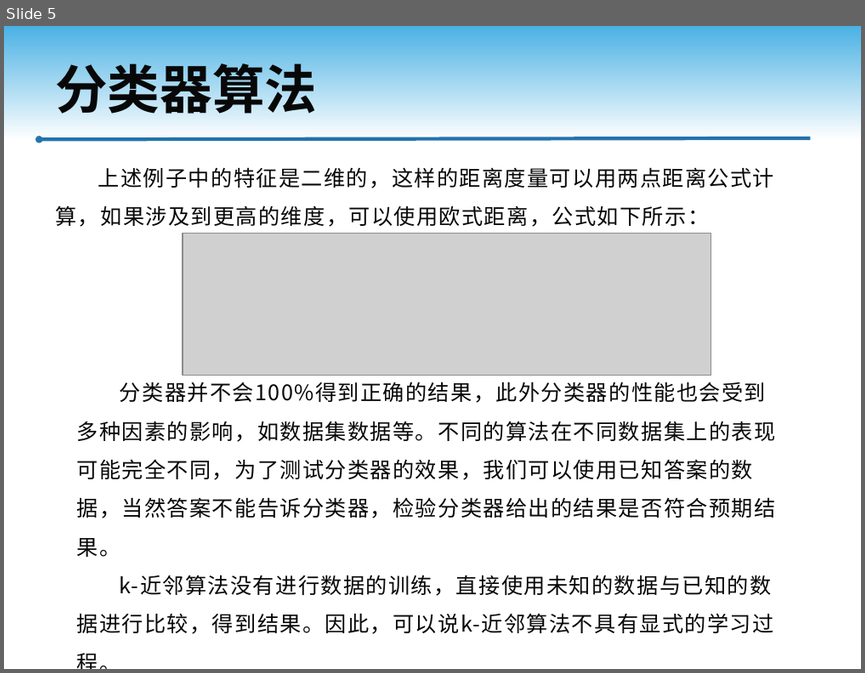
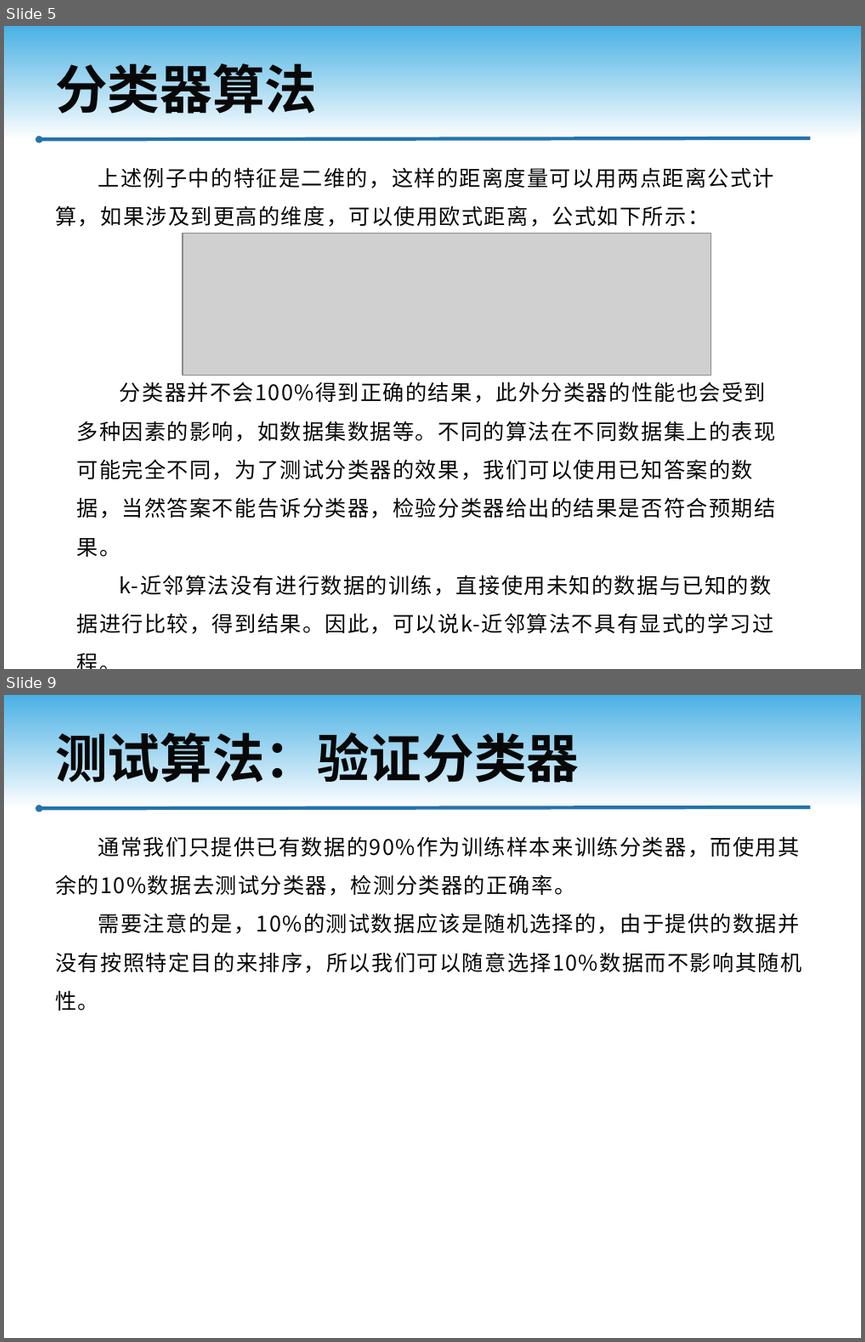
Before and after one commit to RingoTangs/machine-learning, a slide deck: KNN/KNN.pptx. Shown one above the other, each under a label of ours: slide 5 before the commit, slides 5 and 9 after it; the slides between them are not shown. The pictures are 865x673 and 865x1342 pixels, drawn with LibreOffice and Linux fonts; fonts in the diff are those of the drawing; grey boxes stand for pictures; background and template pictures are left out. Boxes give left, top, right and bottom in pixels: in the first picture for what was removed or moved away, otherwise in the second. Text is boxed around its words. In the diff, an @@ line names an element or a change of style, - is before the commit and + after.

```diff
--- a/KNN/KNN.pptx
+++ b/KNN/KNN.pptx
@@ slide 9 added at [4,695,861,1338], background #FFFFFF; not listed: 2 template elements that a slide beside it also shows @@
@@ title added at [55,732,579,791], 44 pt, text #080808, bold @@
+测试算法：验证分类器
@@ text added at [55,836,801,1010], 18 pt, text #080808 @@
+通常我们只提供已有数据的90%作为训练样本来训练分类器，而使用其余的10%数据去测试分类器，检测分类器的正确率。
+需要注意的是，10%的测试数据应该是随机选择的，由于提供的数据并没有按照特定目的来排序，所以我们可以随意选择10%数据而不影响其随机性。
```
Also in this commit, not shown: 3 other slides added, 3 other files.
